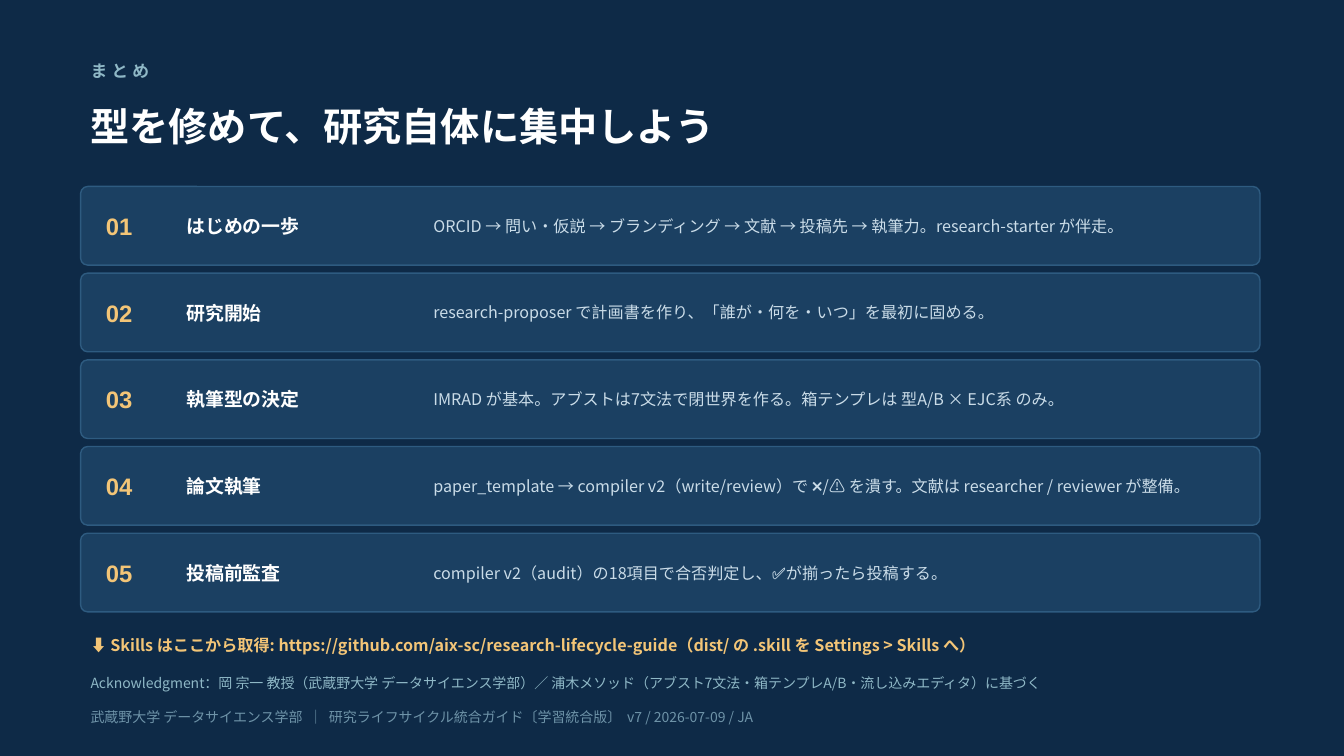
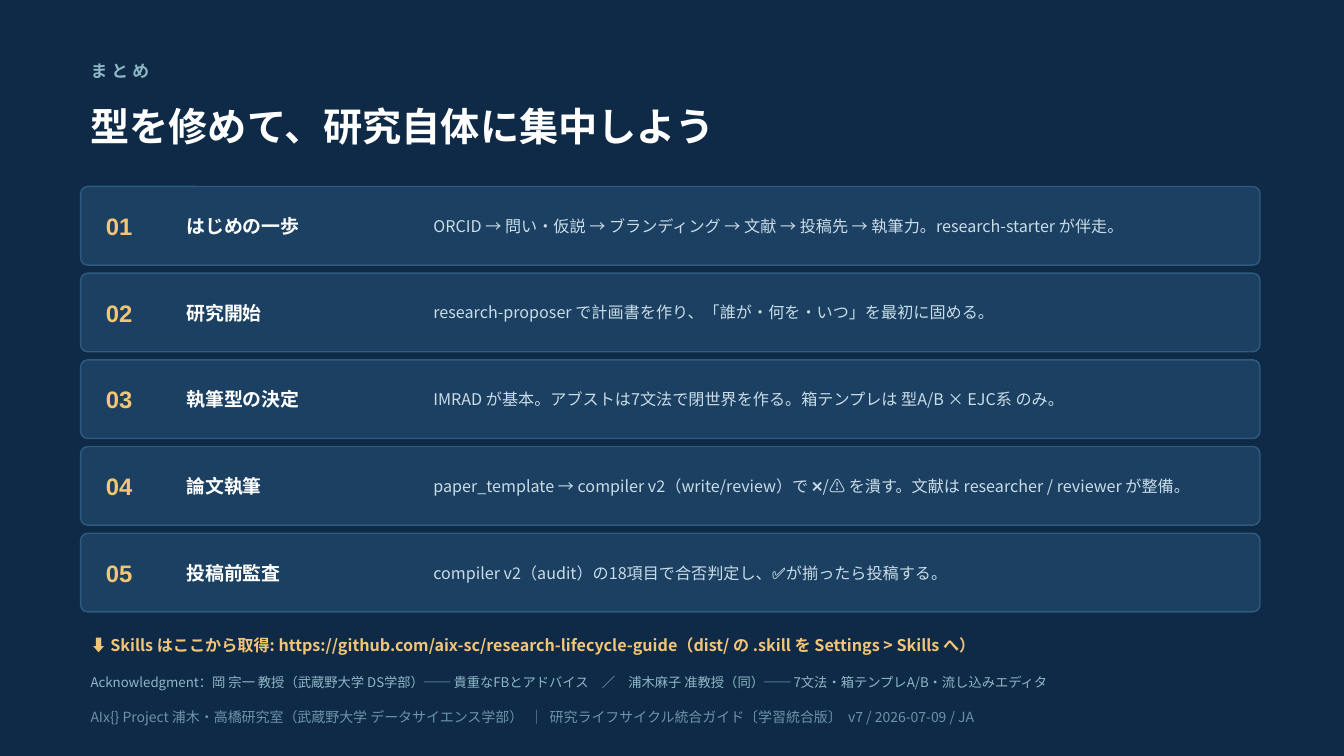
Before and after one commit to aix-sc/research-lifecycle-guide, a slide deck: slide 43 of docs/20260709_Research_Lifecycle_Guide_v7_JA.pptx. Drawn at 1344x756 pixels with LibreOffice and Linux fonts; fonts in the diff are those of the drawing. Boxes give left, top, right and bottom in pixels: in the first picture for what was removed or moved away, otherwise in the second. Text is boxed around its words. In the diff, an @@ line names an element or a change of style, - is before the commit and + after.

Commit message:
decks: update cover header to 'AIx{} Project / Uraki-Takahashi Laboratory'

```diff
--- a/docs/20260709_Research_Lifecycle_Guide_v7_JA.pptx
+++ b/docs/20260709_Research_Lifecycle_Guide_v7_JA.pptx
@@ text at <box>91,676,1048,690</box>: text changed; size 10 to 9.5 pt @@
-Acknowledgment：岡 宗一 教授（武蔵野大学 データサイエンス学部）／ 浦木メソッド（アブスト7文法・箱テンプレA/B・流し込みエディタ）に基づく
+Acknowledgment：岡 宗一 教授（武蔵野大学 DS学部）── 貴重なFBとアドバイス ／ 浦木麻子 准教授（同）── 7文法・箱テンプレA/B・流し込みエディタ
@@ text at <box>91,710,974,725</box>: text changed @@
-武蔵野大学 データサイエンス学部 ｜ 研究ライフサイクル統合ガイド〔学習統合版〕 v7 / 2026-07-09 / JA
+AIx{} Project 浦木・高橋研究室（武蔵野大学 データサイエンス学部） ｜ 研究ライフサイクル統合ガイド〔学習統合版〕 v7 / 2026-07-09 / JA
```
Also in this commit, not shown: 1 other slide changed, 4 other files.
